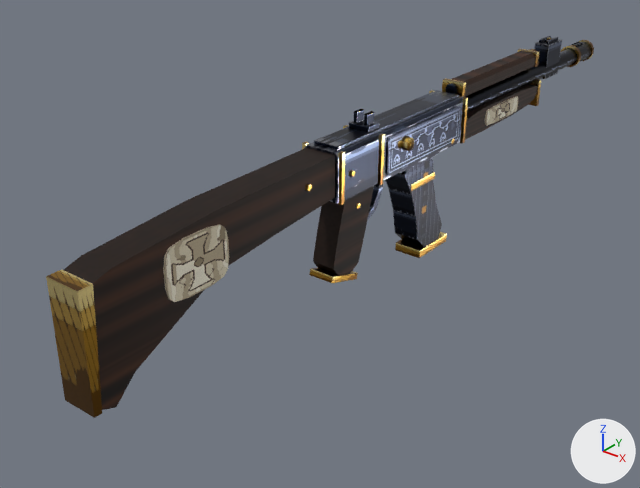
An edit to the Blender file assets/models/gun/shotgun_combat_base.blend, drawn before and after from the same camera.
Before and after are seen from a 50 mm camera at (0.506, -0.673, 0.372) aimed at (-0.055, 0.027, -0.062). Every picture has the same lights, and +X, +Y and +Z are marked at lower right. The picture after the commit comes second.

The scene before the commit, as lines of its bpy script (objects in view):
```python
mat_shotgun_combat_base_wood = principled_material('shotgun_combat_base_wood')
mat_shotgun_combat_base_wood.texture = img_shotgun_combat_base_albedo_png
mat_shotgun_combat_base_wood.roughness = 0.55
mat_shotgun_combat_base_wood.specular_ior_level = 0.25
me_furniture = bpy.data.meshes.new('furniture')
me_furniture.from_pydata(...)  # 324 vertices, 196 faces; spans x -0.02..0.02, y -0.344..0.401, z -0.073..0.096
me_furniture.polygons.foreach_set('use_smooth', [True] * 196)
# faces by material slot: [70, 126]
me_furniture.materials.append(mat_shotgun_combat_base)  # picture img_shotgun_combat_base_albedo_png
me_furniture.materials.append(mat_shotgun_combat_base_wood)  # picture img_shotgun_combat_base_albedo_png
me_magazine = bpy.data.meshes.new('magazine')
me_magazine.from_pydata(...)  # 40 vertices, 26 faces; spans x -0.017..0.017, y -0.024..0.073, z -0.125..0.004
me_magazine.polygons.foreach_set('use_smooth', [True] * 26)
me_magazine.materials.append(mat_shotgun_combat_base)  # picture img_shotgun_combat_base_albedo_png
me_receiver = bpy.data.meshes.new('receiver')
me_receiver.from_pydata(...)  # 452 vertices, 310 faces; spans x -0.025..0.025, y -0.04..0.58, z -0.022..0.102
me_receiver.polygons.foreach_set('use_smooth', [True] * 310)
me_receiver.materials.append(mat_shotgun_combat_base)  # picture img_shotgun_combat_base_albedo_png
ob_furniture = bpy.data.objects.new('furniture', me_furniture)
ob_furniture.parent = ob_shotgun_combat
ob_furniture.location = (0.0, 0.0, 0.0)
ob_magazine = bpy.data.objects.new('magazine', me_magazine)
ob_magazine.parent = ob_mag_well
ob_magazine.location = (0.0, 0.0, 0.0)
ob_receiver = bpy.data.objects.new('receiver', me_receiver)
ob_receiver.parent = ob_shotgun_combat
ob_receiver.location = (0.0, 0.0, 0.0)
```
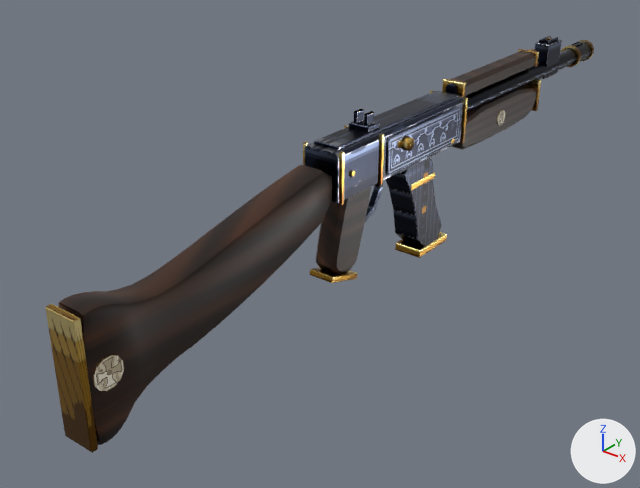
What the commit changed:
In material 'shotgun_combat_base_wood' (mat_shotgun_combat_base_wood), roughness goes from 0.55 to 0.4.
In material 'shotgun_combat_base_wood' (mat_shotgun_combat_base_wood), specular_ior_level goes from 0.25 to 0.35.
me_furniture is used by ob_furniture; parent ob_shotgun_combat; location (0.0, 0.0, 0.0).
me_furniture had 324 vertices, 196 faces and spanned x -0.02..0.02, y -0.344..0.401, z -0.073..0.096.
me_furniture now has 560 vertices, 551 faces and spans x -0.019..0.019, y -0.35..0.401, z -0.082..0.096.
me_furniture part 1: the loose piece of 36 vertices spanning x -0.014..0.014, y -0.036..0.033, z -0.063..0.046 is rebuilt with 80 vertices and now spans x -0.014..0.014, y -0.036..0.033, z -0.063..0.046.
me_furniture part 2: the loose piece of 24 vertices spanning x -0.017..0.017, y 0.2..0.395, z 0.027..0.056 is rebuilt with 56 vertices and now spans x -0.017..0.017, y 0.2..0.395, z 0.01..0.056.
me_furniture part 3: the loose piece of 20 vertices spanning x -0.018..0.018, y -0.338..-0.04, z -0.052..0.079 is rebuilt with 228 vertices and now spans x -0.016..0.016, y -0.344..-0.04, z -0.082..0.068.
me_furniture part 4: the loose piece of 8 vertices spanning x -0.015..0.015, y -0.04..0.004, z -0.073..-0.053 is rebuilt with 16 vertices and now spans x -0.015..0.015, y -0.04..0.004, z -0.073..-0.053.
me_furniture part 5: the loose piece of 8 vertices spanning x -0.014..0.014, y 0.203..0.209, z 0.077..0.096 is rebuilt with 16 vertices and now spans x -0.014..0.014, y 0.203..0.209, z 0.077..0.096.
me_furniture part 6: the loose piece of 8 vertices spanning x -0.014..0.014, y 0.388..0.395, z 0.077..0.096 is rebuilt with 16 vertices and now spans x -0.014..0.014, y 0.388..0.395, z 0.077..0.096.
me_furniture part 7: the loose piece of 8 vertices spanning x -0.018..0.018, y 0.394..0.401, z 0.024..0.058 is rebuilt with 16 vertices and now spans x -0.018..0.018, y 0.394..0.401, z 0.017..0.058.
me_furniture part 8: a new loose piece of 24 vertices spanning x 0.015..0.018, y -0.339..-0.311, z -0.032..-0.004.
me_furniture part 9: a new loose piece of 24 vertices spanning x 0.017..0.019, y 0.286..0.306, z 0.023..0.043.
me_furniture part 10: a new loose piece of 16 vertices spanning x -0.017..0.017, y -0.35..-0.343, z -0.08..0.04, in mat_shotgun_combat_base (picture img_shotgun_combat_base_albedo_png).
me_furniture part 11: 6 loose pieces with 128 vertices, spanning x -0.02..0.02, y -0.262..0.006, z 0.009..0.066, are deleted.
me_furniture part 12: 4 vertices moved within x -0.013..0.013, y 0.205..0.39, z 0.079; 68 vertices removed from x -0.019..0.019, y 0.205..0.39, z 0.031..0.095; 12 vertices added at x -0.012..0.012, y 0.205..0.39, z 0.079..0.095.
me_furniture part 13: 8 vertices removed from x -0.019..0.019, y -0.344..-0.33, z -0.049..0.063.
Other edits to the shape of me_furniture do not show in these pictures.

Changed parts and their boxes (x1, y1, x2, y2) in the pictures (640 x 488 px):
'furniture', surface changed, reshaped (9% taller)
    before: (46, 49, 541, 418)
    after: (45, 49, 541, 452)
part 1 of me_furniture, rebuilt (8% narrower)
    before: (313, 186, 374, 275)
    after: (316, 186, 372, 274)
part 2 of me_furniture, rebuilt
    before: (465, 84, 538, 140)
    after: (450, 86, 536, 149)
part 3 of me_furniture, rebuilt (7% taller)
    before: (64, 148, 335, 410)
    after: (58, 165, 332, 445)
part 4 of me_furniture, rebuilt
    before: (309, 268, 358, 283)
    after: (310, 267, 358, 283)
part 5 of me_furniture, rebuilt
    before: (442, 78, 466, 97)
    after: (442, 79, 466, 97)
part 6 of me_furniture, rebuilt
    before: (517, 49, 539, 67)
    after: (518, 49, 539, 67)
part 7 of me_furniture, rebuilt
    before: (528, 79, 541, 106)
    after: (526, 79, 541, 111)
part 8 of me_furniture, added
    after: (92, 355, 124, 391)
part 9 of me_furniture, added
    after: (497, 110, 505, 126)
part 10 of me_furniture, added (brown)
    after: (45, 304, 98, 452)
part 11 of me_furniture, deleted
    before: (163, 184, 361, 302)
part 12 of me_furniture, cut back
    before: (452, 51, 536, 126)
    after: (451, 51, 536, 96)
part 13 of me_furniture, deleted (brown)
    before: (46, 269, 102, 418)
